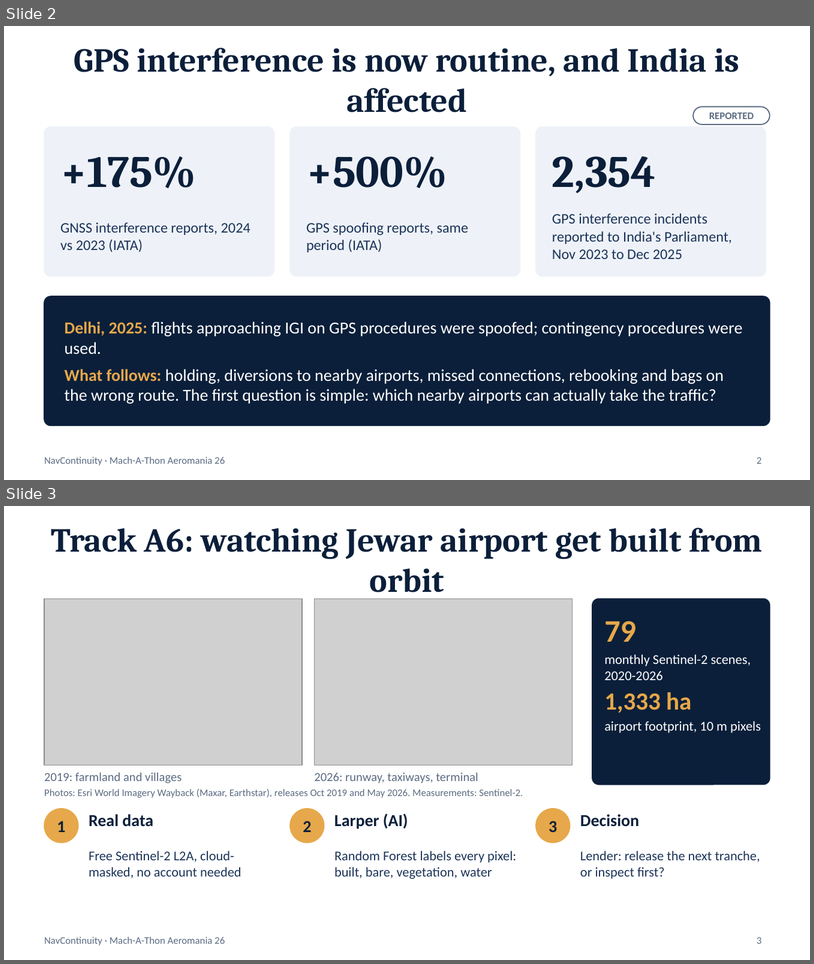
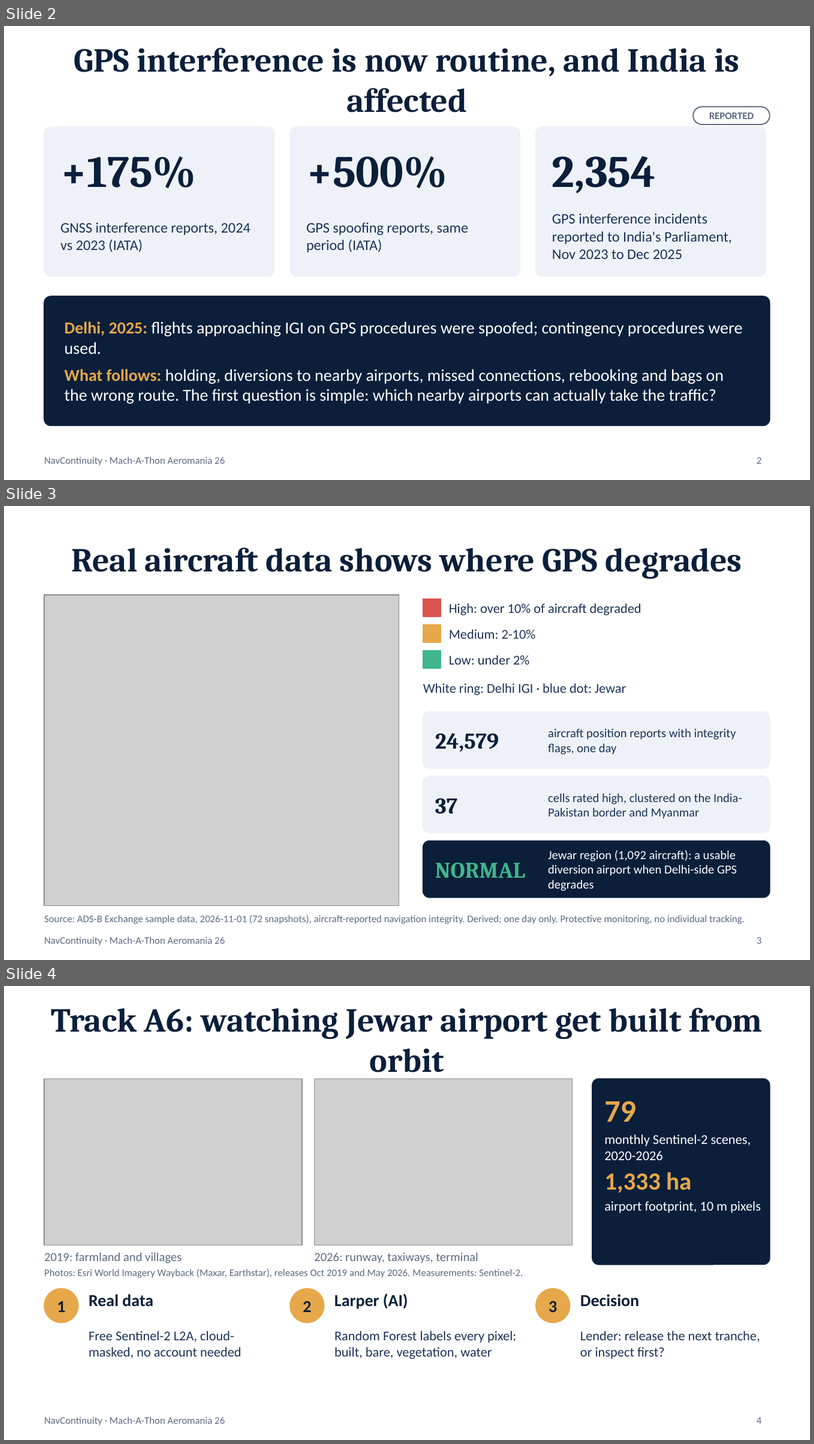
Before and after one commit to rehancodes-web/Mack.1, a slide deck: pitch/NavContinuity_MachAThon.pptx. Shown one above the other, each under a label of ours: slides 2 and 3 before the commit, slides 2, 3 and 4 after it. The pictures are 814x964 and 814x1444 pixels, drawn with LibreOffice and Linux fonts; fonts in the diff are those of the drawing; grey boxes stand for pictures. Boxes give left, top, right and bottom in pixels: in the first picture for what was removed or moved away, otherwise in the second. Text is boxed around its words. In the diff, an @@ line names an element or a change of style, - is before the commit and + after.

```diff
--- a/pitch/NavContinuity_MachAThon.pptx
+++ b/pitch/NavContinuity_MachAThon.pptx
@@ slide 3 added at [4,506,810,960], background #FFFFFF; not listed: 1 template element that a slide beside it also shows @@
@@ title added at [71,547,743,579], 30 pt, text #0B1F3A, bold @@
+Real aircraft data shows where GPS degrades
@@ picture added at [44,595,399,905] @@
@@ rectangle added at [423,599,441,616], fill #D9534F, outline #D9534F 1 pt @@
@@ text added at [449,603,642,615], 12 pt, text #1B3358 @@
+High: over 10% of aircraft degraded
@@ rectangle added at [423,625,441,642], fill #E6A84A, outline #E6A84A 1 pt @@
@@ text added at [449,629,536,639], 12 pt, text #1B3358 @@
+Medium: 2-10%
@@ rectangle added at [423,651,441,668], fill #3FB68B, outline #3FB68B 1 pt @@
@@ text added at [449,655,530,664], 12 pt, text #1B3358 @@
+Low: under 2%
@@ text added at [423,683,626,695], 12 pt, text #1B3358 @@
+White ring: Delhi IGI · blue dot: Jewar
@@ rounded rectangle added at [423,712,770,768], fill #EEF2F8, outline #EEF2F8 1 pt @@
@@ text added at [435,733,499,751], 20 pt, text #0B1F3A, bold @@
+24,579
@@ text added at [548,728,737,754], 11 pt, text #1B3358 @@
+aircraft position reports with integrity flags, one day
@@ rounded rectangle added at [423,776,770,832], fill #EEF2F8, outline #EEF2F8 1 pt @@
@@ text added at [548,793,743,819], 11 pt, text #1B3358 @@
+cells rated high, clustered on the India-Pakistan border and Myanmar
@@ text added at [435,798,458,814], 20 pt, text #0B1F3A, bold @@
+37
@@ rounded rectangle added at [423,841,770,897], fill #0B1F3A, outline #0B1F3A 1 pt @@
@@ text added at [435,862,525,878], 20 pt, text #3FB68B, bold @@
+NORMAL
@@ text added at [548,850,737,891], 11 pt, text #FFFFFF @@
+Jewar region (1,092 aircraft): a usable diversion airport when Delhi-side GPS degrades
@@ text added at [44,915,745,924], 9 pt, text #5B6B82 @@
+Source: ADS-B Exchange sample data, 2026-11-01 (72 snapshots), aircraft-reported navigation integrity. Derived; one day only. Protective monitoring, no individual tracking.
@@ page number added at [757,937,762,943], 9 pt, text #5B6B82 @@
+3
@@ what was slide 3 is now slide 4 @@
@@ page number at [757,1417,762,1423]: text changed @@
-3
+4
```
Also in this commit, not shown: 1 slide changed, 6 other files.
